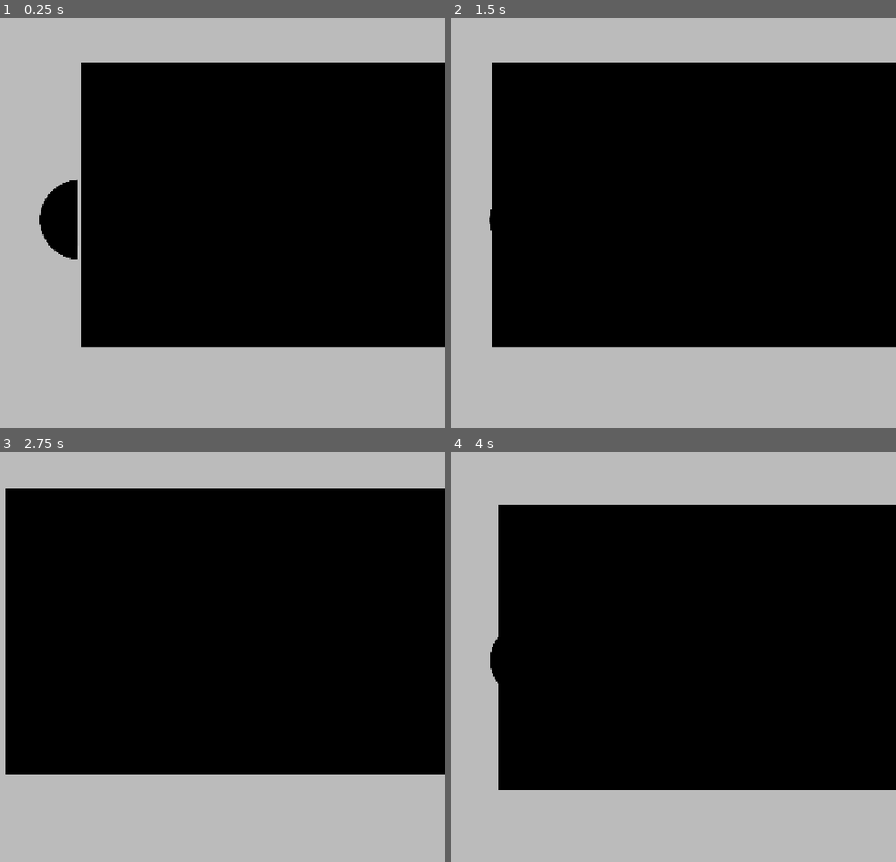
Above: before the commit, frames 1-4 (two rows, left to right).
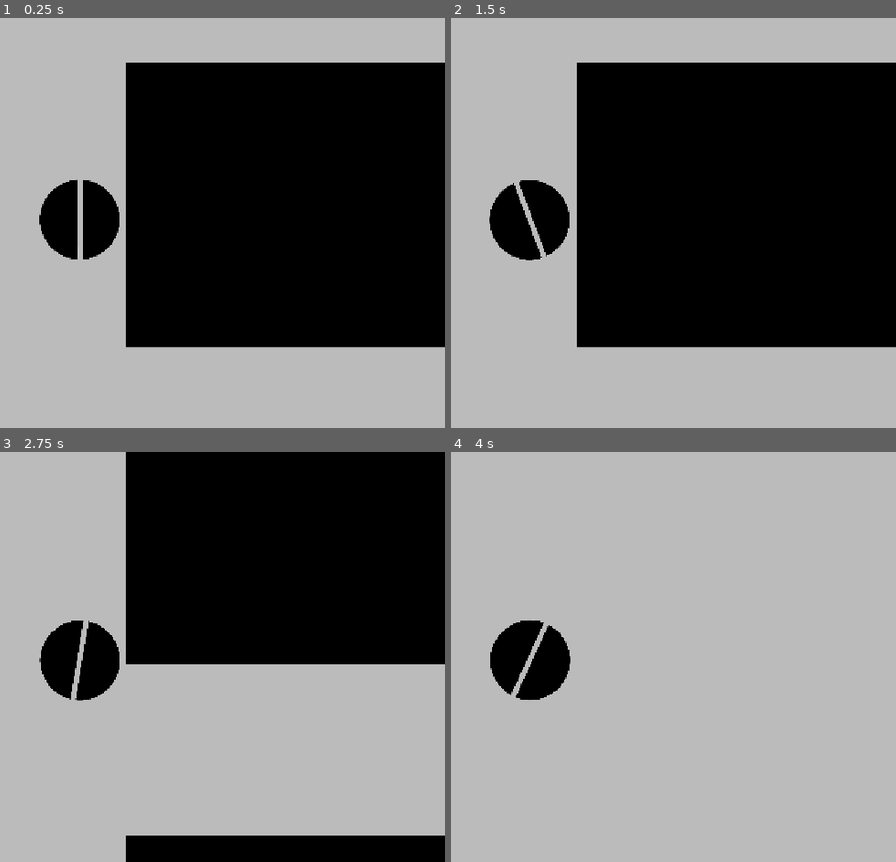
Above: after the commit, the same moments.

Repository: Martycat111/Bingbong
Game: Godot game, scene res://Scenes/game.tscn
The game is run twice, just before and just after one commit, with the same random seed, the same clock (stepped at 60 frames per second) and the same inputs.
Inputs:
- Up to frame 1 (0.25 s): no input
- Up to frame 2 (1.5 s): tap Enter at 0.5 s; hold Space (shoot) 0.53-1.28 s; tap Right (rotate clockwise) at 1.35 s
- Up to frame 3 (2.75 s): tap Space (shoot) at 1.55, 2.3 s; hold Left (rotate counterclockwise) from 2.03 s (still down)
- Up to frame 4 (4 s): release Left (rotate counterclockwise) at 2.78 s; tap Space (shoot) at 2.85 s; hold Space (shoot) from 3.53 s (still down)

The runs differ from the first frame. In frame 1, 5.8% of the frame differs, in the area x 18-29%, y 10-81%; in frame 2, 11%; in frame 3, 47%; in frame 4, 60%, in the area x 10-100%, y 12-83%.

Commit message:
Player movement and wall stopping you

Diff:
--- a/Scenes/Obstacle.tscn
+++ b/Scenes/Obstacle.tscn
@@ -3,10 +3,15 @@
 [ext_resource type="Texture2D" uid="uid://be65ssl2ydrh4" path="res://Assets/obstacle.png" id="1_uh273"]
 [ext_resource type="Script" uid="uid://ba4s2xsu60hpp" path="res://Scripts/obstacle.gd" id="2_2sxyv"]
 
-[node name="Obstacle" type="Node2D" unique_id=1117281392]
+[node name="Obstacle" type="RigidBody2D" unique_id=59466167]
+lock_rotation = true
+freeze = true
 
 [node name="Obstacle" type="Sprite2D" parent="." unique_id=1567840298]
 position = Vector2(-0.99999994, -80.99999)
 scale = Vector2(0.8, 0.8)
 texture = ExtResource("1_uh273")
 script = ExtResource("2_2sxyv")
+
+[node name="CollisionPolygon2D" type="CollisionPolygon2D" parent="." unique_id=1042038862]
+polygon = PackedVector2Array(-56, -3, 30, -1, -9, -96)
--- a/Scenes/game.tscn
+++ b/Scenes/game.tscn
@@ -2,6 +2,9 @@
 
 [ext_resource type="Texture2D" uid="uid://cfma007p0ttbc" path="res://Assets/gamebg.png" id="1_ebmjs"]
 [ext_resource type="Script" uid="uid://el8evdn3ibff" path="res://Scripts/spawner.gd" id="1_qxrlw"]
+
+[sub_resource type="RectangleShape2D" id="RectangleShape2D_2b7dg"]
+size = Vector2(1996.5237, 758.2135)
 
 [node name="Game" type="Node2D" unique_id=45109936]
 
@@ -14,8 +17,20 @@
 [node name="bottom" type="Node2D" parent="Spawner" unique_id=938944472]
 position = Vector2(1250, 475)
 
-[node name="Gamebg" type="Sprite2D" parent="." unique_id=2106852135]
-modulate = Color(0, 0, 0, 1)
+[node name="RigidBody2D" type="RigidBody2D" parent="." unique_id=195013124]
 position = Vector2(576.75006, 329)
 scale = Vector2(0.5752499, 0.58349985)
+lock_rotation = true
+freeze = true
+
+[node name="Gamebg" type="Sprite2D" parent="RigidBody2D" unique_id=2106852135]
+modulate = Color(0, 0, 0, 1)
 texture = ExtResource("1_ebmjs")
+
+[node name="CollisionShape2D2" type="CollisionShape2D" parent="RigidBody2D" unique_id=1947170045]
+position = Vector2(-11.734103, 622.10803)
+shape = SubResource("RectangleShape2D_2b7dg")
+
+[node name="CollisionShape2D" type="CollisionShape2D" parent="RigidBody2D" unique_id=226997955]
+position = Vector2(-6.5189953, -599.8288)
+shape = SubResource("RectangleShape2D_2b7dg")
--- a/Scenes/player_bingbong.gd
+++ b/Scenes/player_bingbong.gd
@@ -16,5 +16,13 @@
 	if Input.is_action_pressed("rotate counterclockwise"):
 		self.rotation_degrees += 5
 	if Input.is_action_pressed("shoot"):
-		velocity = Vector2(1, 0).rotated(rotation) * speed * delta
+		velocity = Vector2(1, 0).rotated(rotation) * (speed * 10) * delta
+	if velocity.x > 0:
+		velocity.x -= 500 * delta
+	if velocity.y > 0:
+		velocity.y -= 500 * delta
+	if velocity.x < 0:
+		velocity.x += 500 * delta
+	if velocity.y < 0:
+		velocity.y += 500 * delta
 	move_and_slide()
--- a/Scripts/obstacle.gd
+++ b/Scripts/obstacle.gd
@@ -17,3 +17,5 @@
 		self.position.x += delta * 100 * Globals.speed_multiplier
 	else:
 		self.position.x -= delta * 100 * Globals.speed_multiplier
+	if position.x > 1200:
+		queue_free()
--- a/Scripts/spawner.gd
+++ b/Scripts/spawner.gd
@@ -18,7 +18,6 @@
 
 
 func spawn():
-	time_between_spawns -= 0.05
 	var instance = obstacle_scene.instantiate()
 	if randf_range(0, 1) > 0.5:
 		top_obstacles.add_child(instance)
